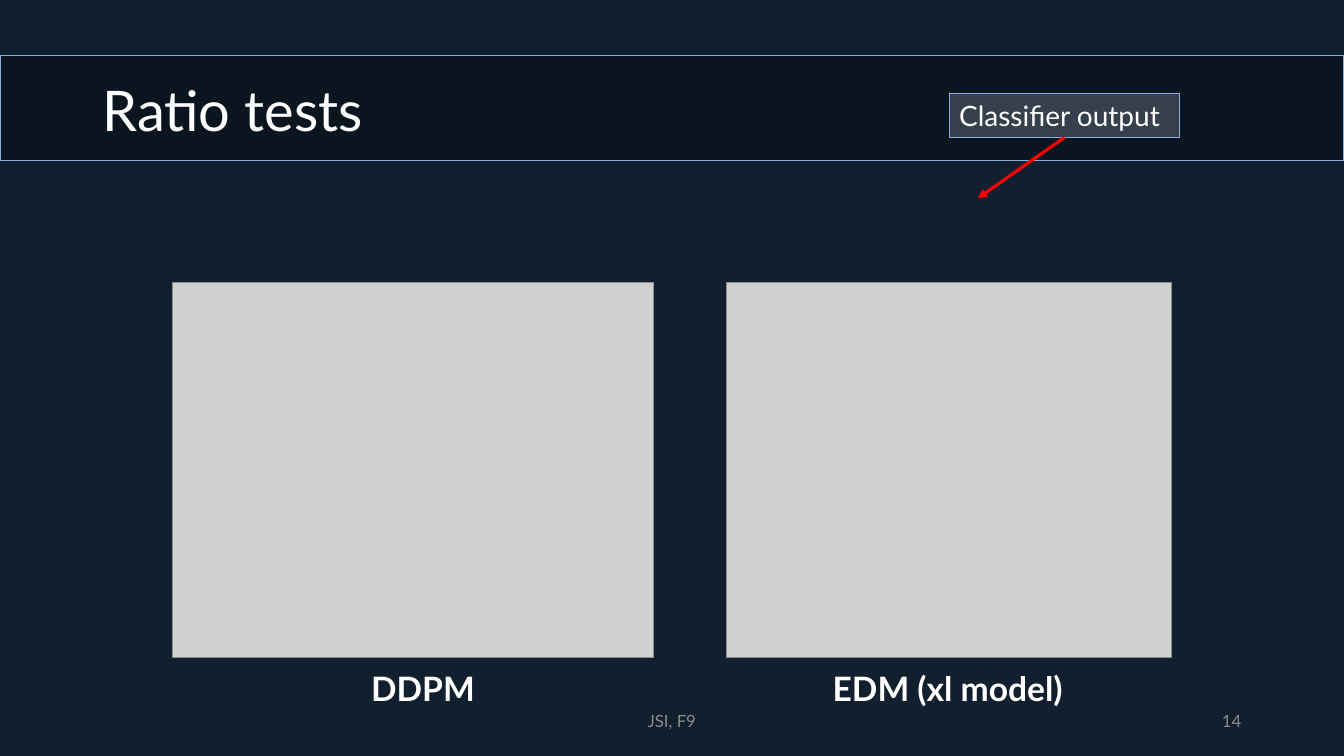
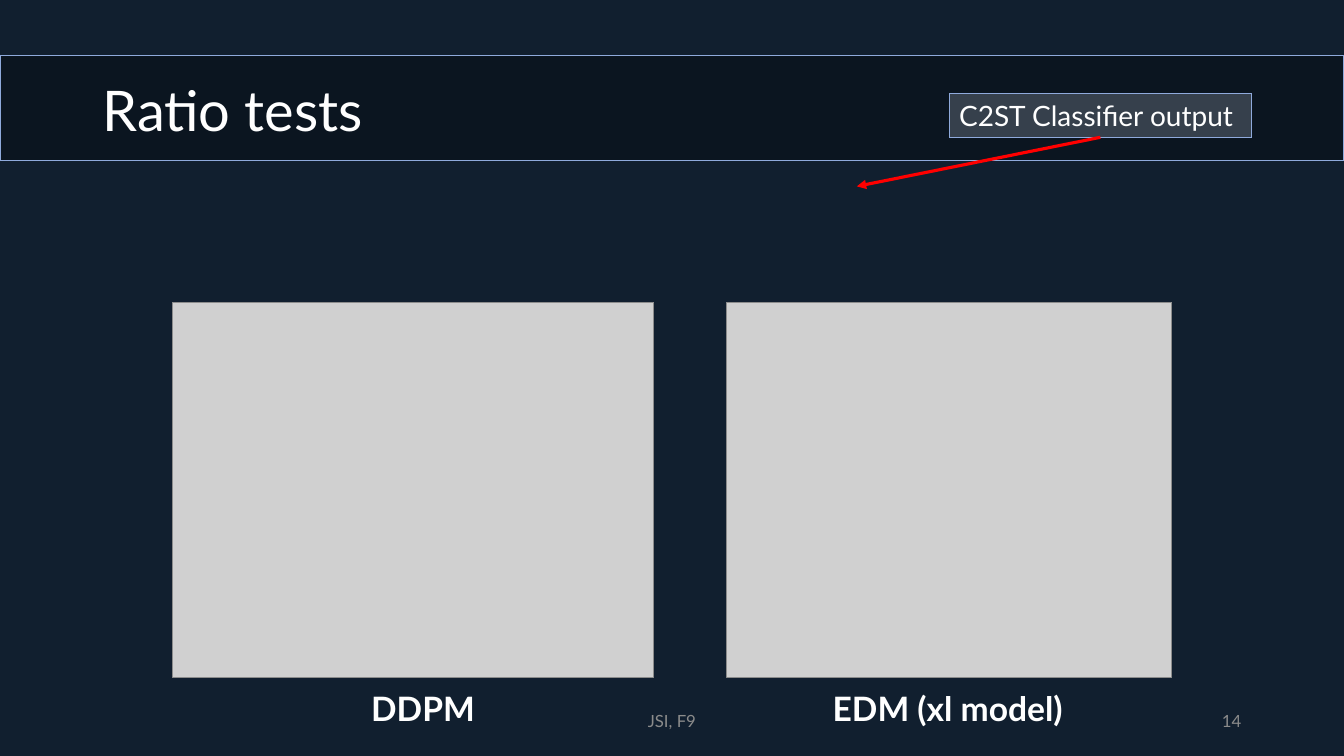
Before and after one commit to korl-z/F9ML_diffusion, a slide deck: slide 14 of ppt/recap1.pptx. Drawn at 1344x756 pixels with LibreOffice and Linux fonts; fonts in the diff are those of the drawing; grey boxes stand for pictures. Boxes give left, top, right and bottom in pixels: in the first picture for what was removed or moved away, otherwise in the second. Text is boxed around its words. In the diff, an @@ line names an element or a change of style, - is before the commit and + after.

```diff
--- a/ppt/recap1.pptx
+++ b/ppt/recap1.pptx
@@ rectangle "C2ST Classifier output" resized from (x1=950, y1=93, x2=1181, y2=137) to (x1=950, y1=93, x2=1252, y2=137) @@
@@ text in rectangle at (x1=959, y1=105, x2=1233, y2=131): text changed @@
-Classifier output
+C2ST Classifier output
@@ arrow moved from (1065, 137) - (978, 199) to (1101, 137) - (857, 187) @@
@@ 2 pictures, 2 texts moved together from (x1=172, y1=282, x2=1173, y2=706) to (x1=172, y1=302, x2=1173, y2=726) @@
```
Also in this commit, not shown: 1 other slide changed, 1 other file.
